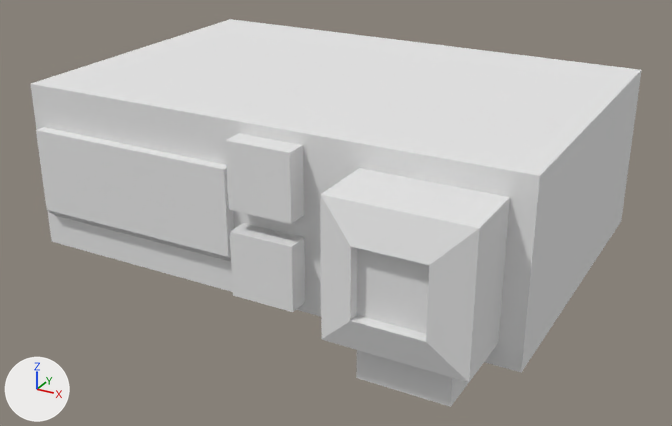
One commit to the OBJ model mccore/src/main/resources/assets/ivv/objmodels/parts/radiocb.obj: the scene before it, then after it.
The view is the same before and after, from a camera (50 mm lens) standing at (0.317, -0.588, 0.308) and looking at (0.012, -0.033, 0.031). Lighting does not change. The marker at lower left points along +X, +Y and +Z. Where no turn or scale is listed for an object, it has been applied to the vertices.

Objects in the first picture: 'cube', 'knob2alt', 'knob3', 'thing', 'tuner'.
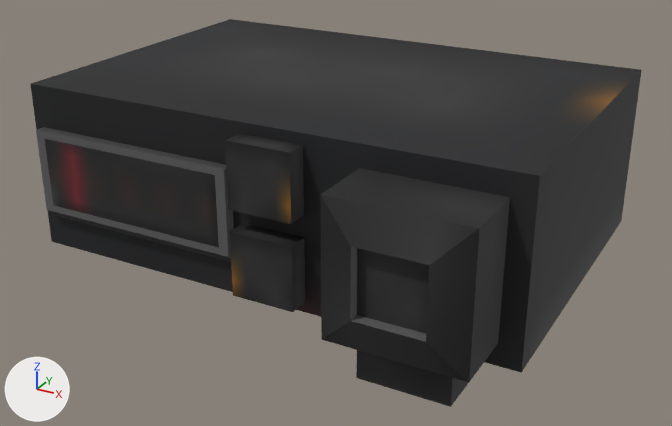
The newer file is also turned or shifted as a whole; pictures and numbers use the older file's frame.

Location of each change, [x1, y1, x2, y2] in pixels of the pictures (672 x 426 px):
'cube', surface changed (white to black): [30, 19, 642, 373] in both
'thing', surface changed (white to black): [320, 168, 510, 407] in both
'tuner', surface changed (grey to black): [36, 127, 234, 261] in both
'knob2alt', surface changed (grey to black): [225, 133, 304, 224] in both
'knob3', surface changed (grey to black): [230, 223, 305, 312] in both

Patch to the scene script:
```diff
--- a/mccore/src/main/resources/assets/ivv/objmodels/parts/radiocb.obj.py
+++ b/mccore/src/main/resources/assets/ivv/objmodels/parts/radiocb.obj.py
@@ img_radiocb_png @@
+img_radiocb_png = load_image('radiocb.png', '../../textures/parts/radiocb.png', 32, 32, 'sRGB')
@@ mat_m_0 @@
 mat_m_0 = principled_material('m_0')
-mat_m_0.base_color = (0.8, 0.8, 0.8)  # white #e7e7e7
-mat_m_0.roughness = 1.0
+mat_m_0.texture = img_radiocb_png
+mat_m_0.roughness = 0.69
```
